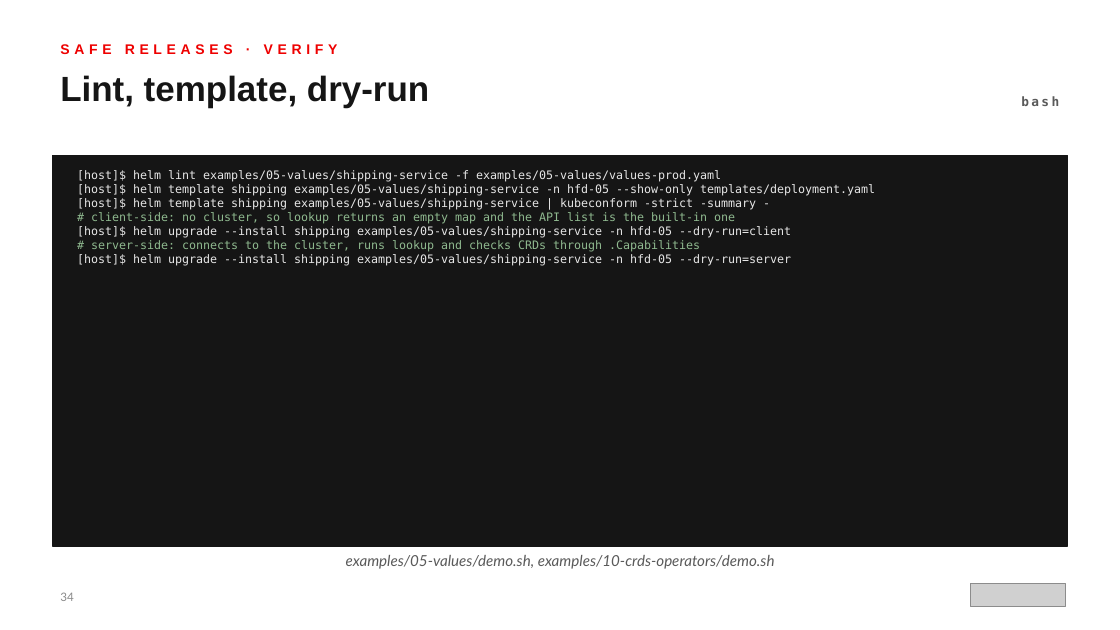
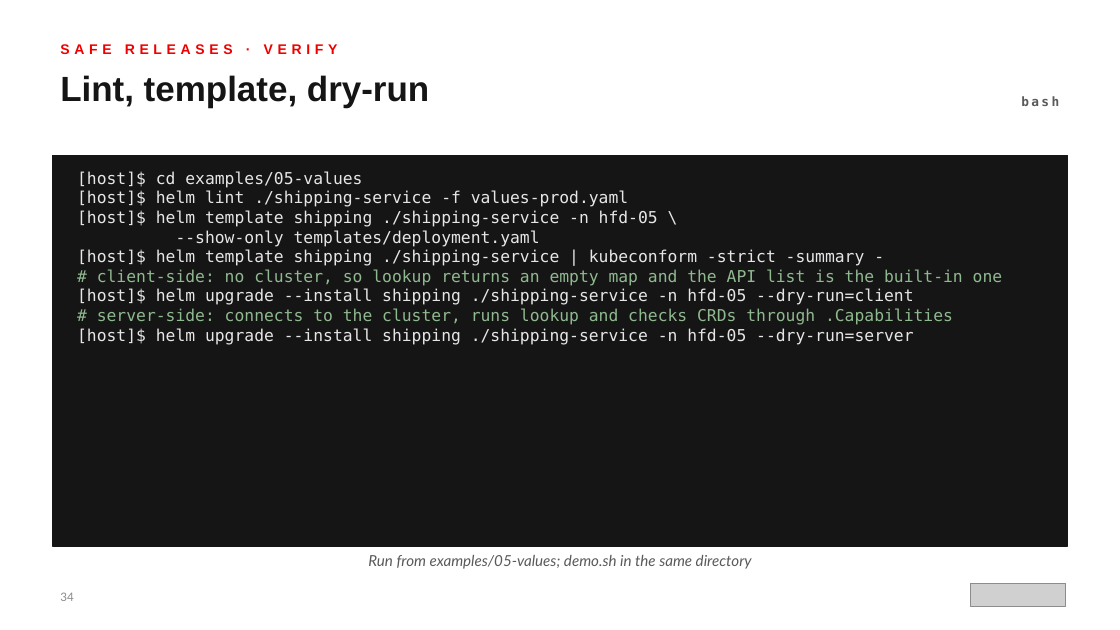
Before and after one commit to patterncatalyst/helm-for-developers, a slide deck: slide 34 of presentation/helm-101/Helm-101-r1.0.pptx. Drawn at 1120x630 pixels with LibreOffice and Linux fonts; fonts in the diff are those of the drawing; grey boxes stand for pictures. Boxes give left, top, right and bottom in pixels: in the first picture for what was removed or moved away, otherwise in the second. Text is boxed around its words. In the diff, an @@ line names an element or a change of style, - is before the commit and + after.

Commit message:
style(r1.0): Helm 101 deck voice pass and readability polish with Red Hat fonts

```diff
--- a/presentation/helm-101/Helm-101-r1.0.pptx
+++ b/presentation/helm-101/Helm-101-r1.0.pptx
@@ text at bbox=[77, 171, 1003, 345]: text changed; size 10 to 14 pt @@
-[host]$ helm lint examples/05-values/shipping-service -f examples/05-values/values-prod.yaml
-[host]$ helm template shipping examples/05-values/shipping-service -n hfd-05 --show-only templates/deployment.yaml
-[host]$ helm template shipping examples/05-values/shipping-service | kubeconform -strict -summary -
-# client-side: no cluster, so lookup returns an empty map and the API list is the built-in one
-[host]$ helm upgrade --install shipping examples/05-values/shipping-service -n hfd-05 --dry-run=client
-# server-side: connects to the cluster, runs lookup and checks CRDs through .Capabilities
-[host]$ helm upgrade --install shipping examples/05-values/shipping-service -n hfd-05 --dry-run=server
+[host]$ cd examples/05-values
+[host]$ helm lint ./shipping-service -f values-prod.yaml
+[host]$ helm template shipping ./shipping-service -n hfd-05 \
+--show-only templates/deployment.yaml
+[host]$ helm template shipping ./shipping-service | kubeconform -strict -summary -
+# client-side: no cluster, so lookup returns an empty map and the API list is the built-in one
+[host]$ helm upgrade --install shipping ./shipping-service -n hfd-05 --dry-run=client
+# server-side: connects to the cluster, runs lookup and checks CRDs through .Capabilities
+[host]$ helm upgrade --install shipping ./shipping-service -n hfd-05 --dry-run=server
@@ text at bbox=[368, 555, 752, 569]: text changed @@
-examples/05-values/demo.sh, examples/10-crds-operators/demo.sh
+Run from examples/05-values; demo.sh in the same directory
```
Also in this commit, not shown: 21 other slides changed, 2 other files.
